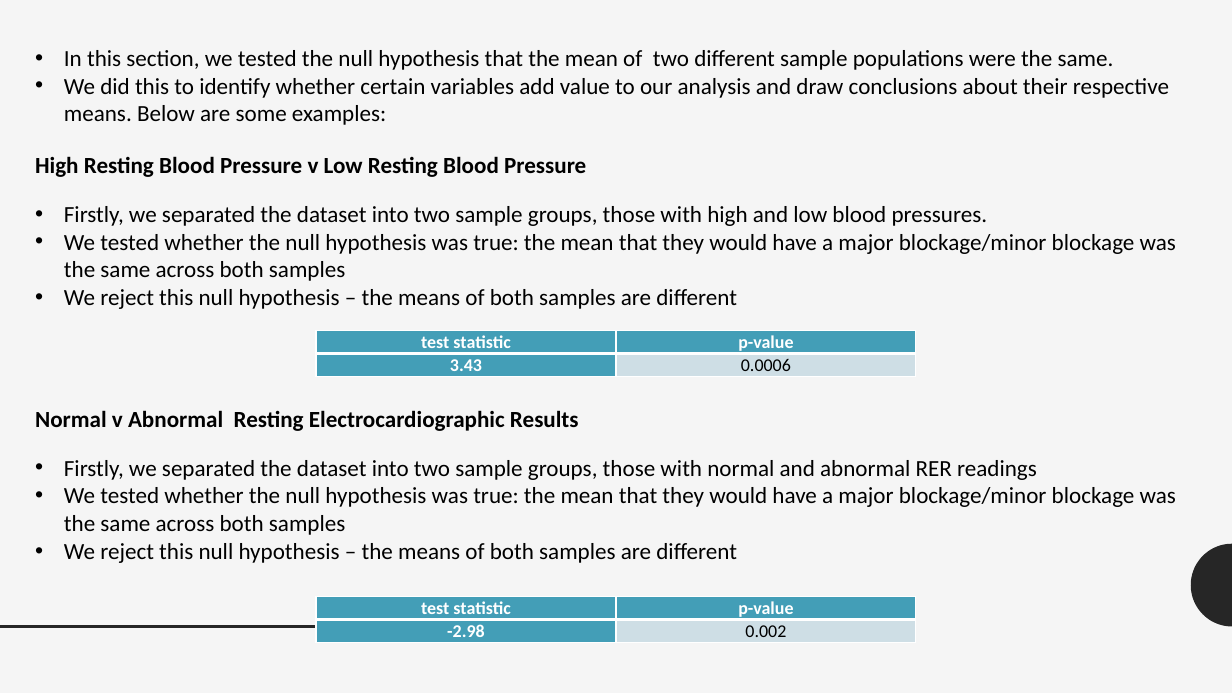
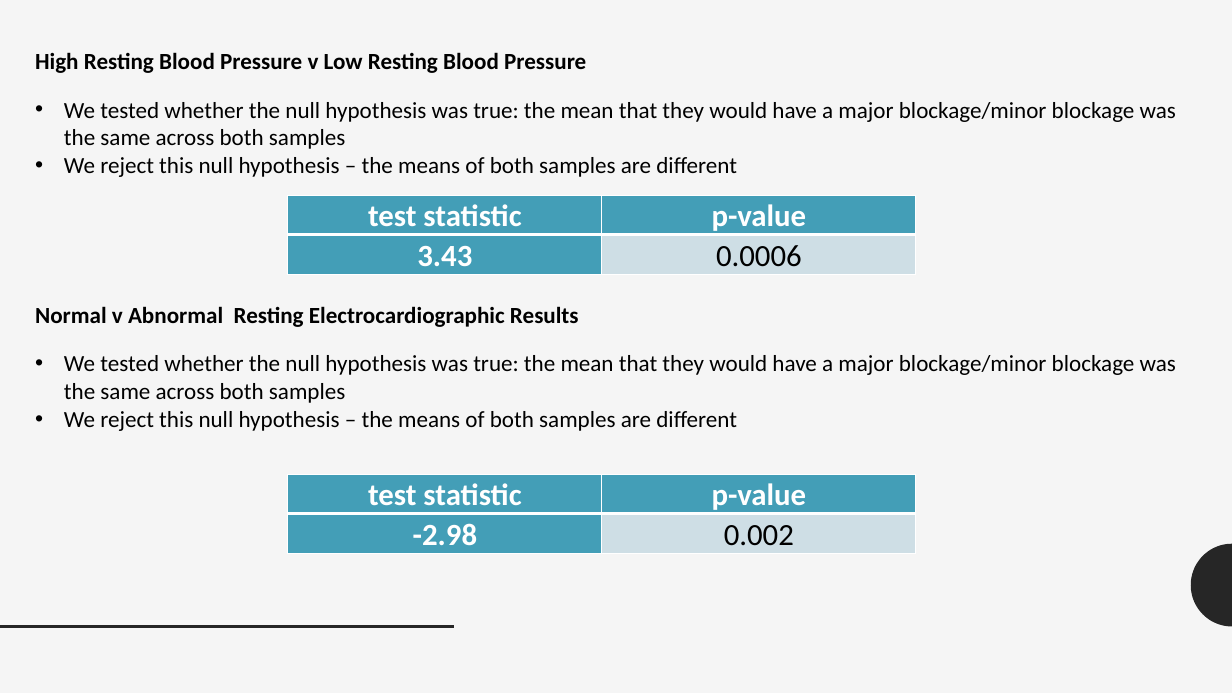
Before and after one commit to obaccus0907/CapstoneProject, a slide deck: slide 17 of Capstone Project/Original/Capstone_Presentation.pptx. Drawn at 1232x693 pixels with LibreOffice and Linux fonts; fonts in the diff are those of the drawing. Boxes give left, top, right and bottom in pixels: in the first picture for what was removed or moved away, otherwise in the second. Text is boxed around its words. In the diff, an @@ line names an element or a change of style, - is before the commit and + after.

Commit message:
Made changes to python notebook, document and presentation
Python Notebook: added GridSearchCV
Document: Changed Random Forest Analysis
Presentation: Trimmed

```diff
--- a/Capstone Project/Original/Capstone_Presentation.pptx
+++ b/Capstone Project/Original/Capstone_Presentation.pptx
@@ text "High Resting Blood Pressure v ..." moved from (x1=35, y1=156, x2=586, y2=177) to (x1=35, y1=52, x2=586, y2=73) @@
@@ text removed at (x1=64, y1=50, x2=1169, y2=125) @@
-• In this section, we tested the null hypothesis that the mean of two different sample populations were the same.
-• We did this to identify whether certain variables add value to our analysis and draw conclusions about their respective means. Below are some examples:
@@ text "We tested whether the null ..." moved from (x1=64, y1=206, x2=1176, y2=309) to (x1=64, y1=102, x2=1176, y2=177) @@
@@ text at (x1=64, y1=206, x2=988, y2=226): paragraph removed @@
-• Firstly, we separated the dataset into two sample groups, those with high and low blood pressures.
@@ table at (x1=288, y1=195, x2=917, y2=271) @@
@@ size 14 to 24 pt @@
@@ table resized from (x1=316, y1=330, x2=917, y2=381) to (x1=288, y1=195, x2=917, y2=271) @@
@@ text "Normal v Abnormal Resting Electrocardiographic ..." moved from (x1=35, y1=410, x2=579, y2=431) to (x1=35, y1=306, x2=579, y2=327) @@
@@ text "We tested whether the null ..." moved from (x1=64, y1=460, x2=1176, y2=563) to (x1=64, y1=355, x2=1176, y2=431) @@
@@ text at (x1=64, y1=460, x2=1037, y2=480): paragraph removed @@
-• Firstly, we separated the dataset into two sample groups, those with normal and abnormal RER readings
@@ table at (x1=288, y1=474, x2=917, y2=550) @@
@@ size 14 to 24 pt @@
@@ table resized from (x1=316, y1=596, x2=917, y2=647) to (x1=288, y1=474, x2=917, y2=550) @@
```
Also in this commit, not shown: 5 other slides changed, 4 other files.
